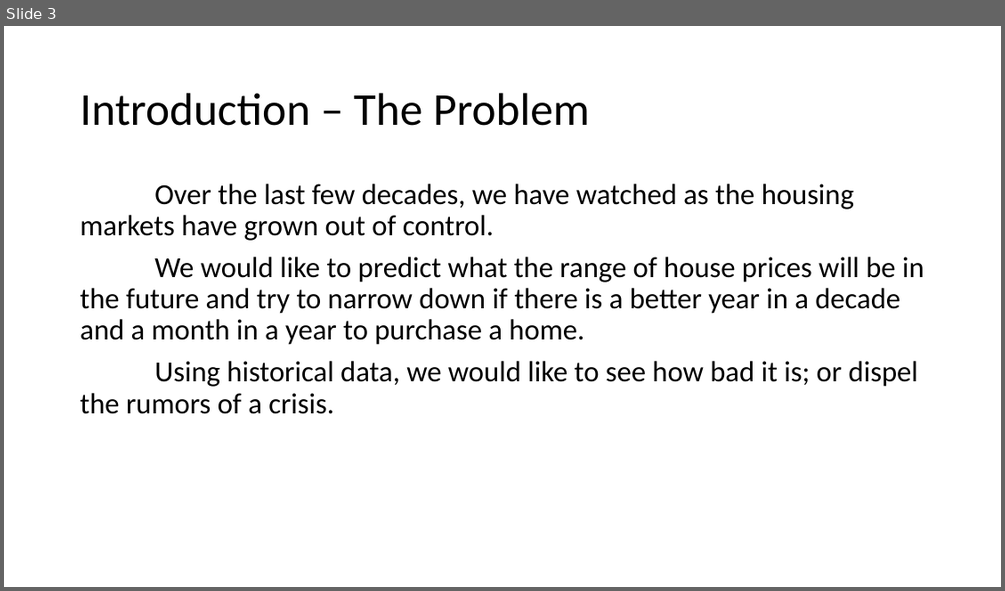
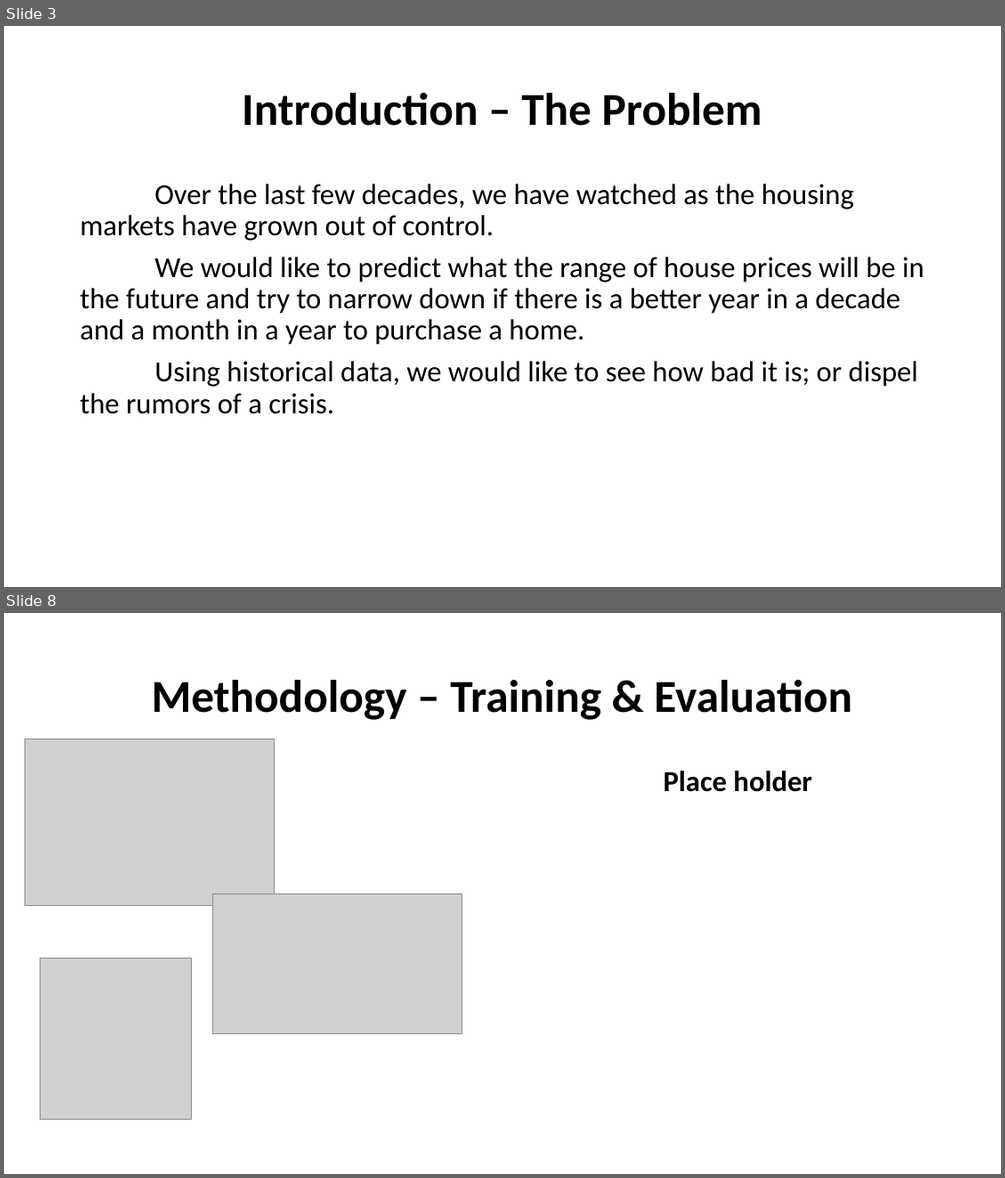
Before and after one commit to PMcTwist/Machine_Learn_Project, a slide deck: Presentation/Presentation_1.pptx. Shown one above the other, each under a label of ours: slide 3 before the commit, slides 3 and 8 after it; the slides between them are not shown. The pictures are 1005x591 and 1005x1178 pixels, drawn with LibreOffice and Linux fonts; fonts in the diff are those of the drawing; grey boxes stand for pictures. Boxes give left, top, right and bottom in pixels: in the first picture for what was removed or moved away, otherwise in the second. Text is boxed around its words. In the diff, an @@ line names an element or a change of style, - is before the commit and + after.

Commit message:
-Filled out most of the slides -Put at least place holders into outline -Found hilarious robot pictures <3
P@

```diff
--- a/Presentation/Presentation_1.pptx
+++ b/Presentation/Presentation_1.pptx
@@ slide 8 added at [4,613,1001,1174], background #FFFFFF @@
@@ title added at [152,680,852,720], 44 pt, text #000000, bold @@
+Methodology – Training & Evaluation
@@ picture added at [25,739,274,906] @@
@@ text added at [663,771,812,792], 28 pt, text #000000, bold @@
+Place holder
@@ picture added at [212,893,461,1034] @@
@@ picture added at [40,957,191,1119] @@
@@ slide 3 changed as well @@
@@ title "Introduction – The Problem" at [242,93,762,126]: bold on; alignment left to centre @@
```
Also in this commit, not shown: 2 other slides changed, 6 other slides added, 1 slide removed.
